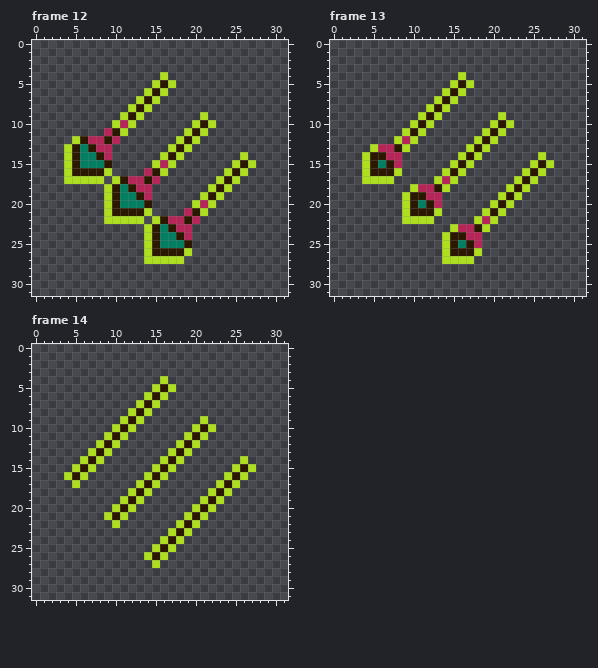
A pixel-art file gets an edit: MonsterMash/Assets/Sprites/Attacks/TripleScratch.aseprite. Above is the file before it was changed.
32x32 pixels, 14 frames. Shown: frame 12, frame 13, frame 14. The commit also changed other frames, which this record leaves out.
And afterwards:
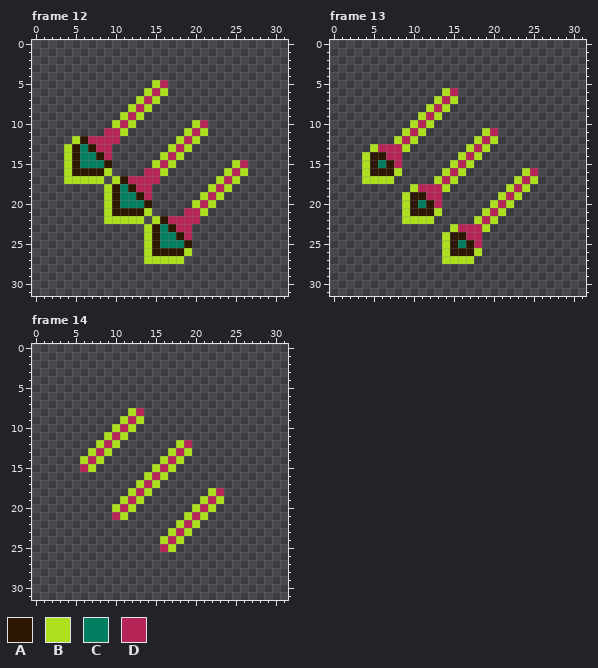
Palette (. is transparent): A #2c1700  B #aedf1e  C #047e60  D #b62558
Changes in this commit:
Frame 12, layer "Layer 1":
y 4: x 16 B -> .
y 5: x 16..17 AB -> D.
y 6: x 15 A -> D
y 7: x 14 A -> D
y 8: x 13 A -> D
y 9: x 12 A -> D; x 21 B -> .
y 10: x 21..22 AB -> D.
y 11: x 10 A -> D; x 20 A -> D
y 12: x 9 A -> D; x 19 A -> D
y 13: x 18 A -> D
y 14: x 17 A -> D; x 26 B -> .
y 15: x 26..27 AB -> D.
y 16: x 15 A -> D; x 25 A -> D
y 17: x 14 A -> D; x 24 A -> D
y 18: x 23 A -> D
y 19: x 22 A -> D
y 21: x 20 A -> D
y 22: x 19 A -> D
Frame 13, layer "Layer 1":
y 4: x 16 B -> .
y 5: x 15..17 BAB -> ...
y 6: x 15..16 AB -> D.
y 7: x 14 A -> D
y 8: x 13 A -> D
y 9: x 12 A -> D; x 21 B -> .
y 10: x 11 A -> D; x 20..22 BAB -> ...
y 11: x 10 A -> D; x 20..21 AB -> D.
y 12: x 19 A -> D
y 13: x 8 A -> D; x 18 A -> D
y 14: x 17 A -> D; x 26 B -> .
y 15: x 16 A -> D; x 25..27 BAB -> ...
y 16: x 15 A -> D; x 25..26 AB -> D.
y 17: x 24 A -> D
y 18: x 13 A -> D; x 23 A -> D
y 19: x 22 A -> D
y 20: x 21 A -> D
y 21: x 20 A -> D
y 23: x 18 A -> D
Frame 14, layer "Layer 1":
y 4: x 16 B -> .
y 5: x 15..17 BAB -> ...
y 6: x 14..16 BAB -> ...
y 7: x 13..15 BAB -> ...
y 8: x 13..14 AB -> D.
y 9: x 12 A -> D; x 21 B -> .
y 10: x 11 A -> D; x 20..22 BAB -> ...
y 11: x 10 A -> D; x 19..21 BAB -> ...
y 12: x 9 A -> D; x 19..20 AB -> D.
y 13: x 8 A -> D; x 18 A -> D
y 14: x 7 A -> D; x 17 A -> D; x 26 B -> .
y 15: x 5..6 BA -> .D; x 16 A -> D; x 25..27 BAB -> ...
y 16: x 4..6 BAB -> ...; x 15 A -> D; x 24..26 BAB -> ...
y 17: x 5 B -> .; x 14 A -> D; x 23..25 BAB -> ...
y 18: x 13 A -> D; x 23..24 AB -> D.
y 19: x 12 A -> D; x 22 A -> D
y 20: x 11 A -> D; x 21 A -> D
y 21: x 9..10 BA -> .D; x 20 A -> D
y 22: x 10 B -> .; x 19 A -> D
y 23: x 18 A -> D
y 24: x 17 A -> D
y 25: x 15..16 BA -> .D
y 26: x 14..16 BAB -> ...
y 27: x 15 B -> .
